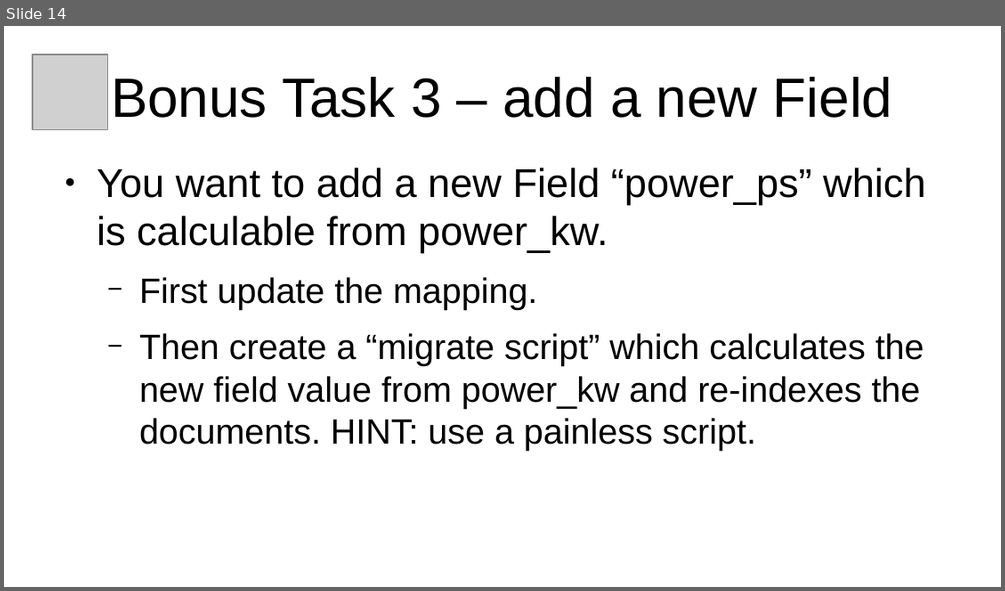
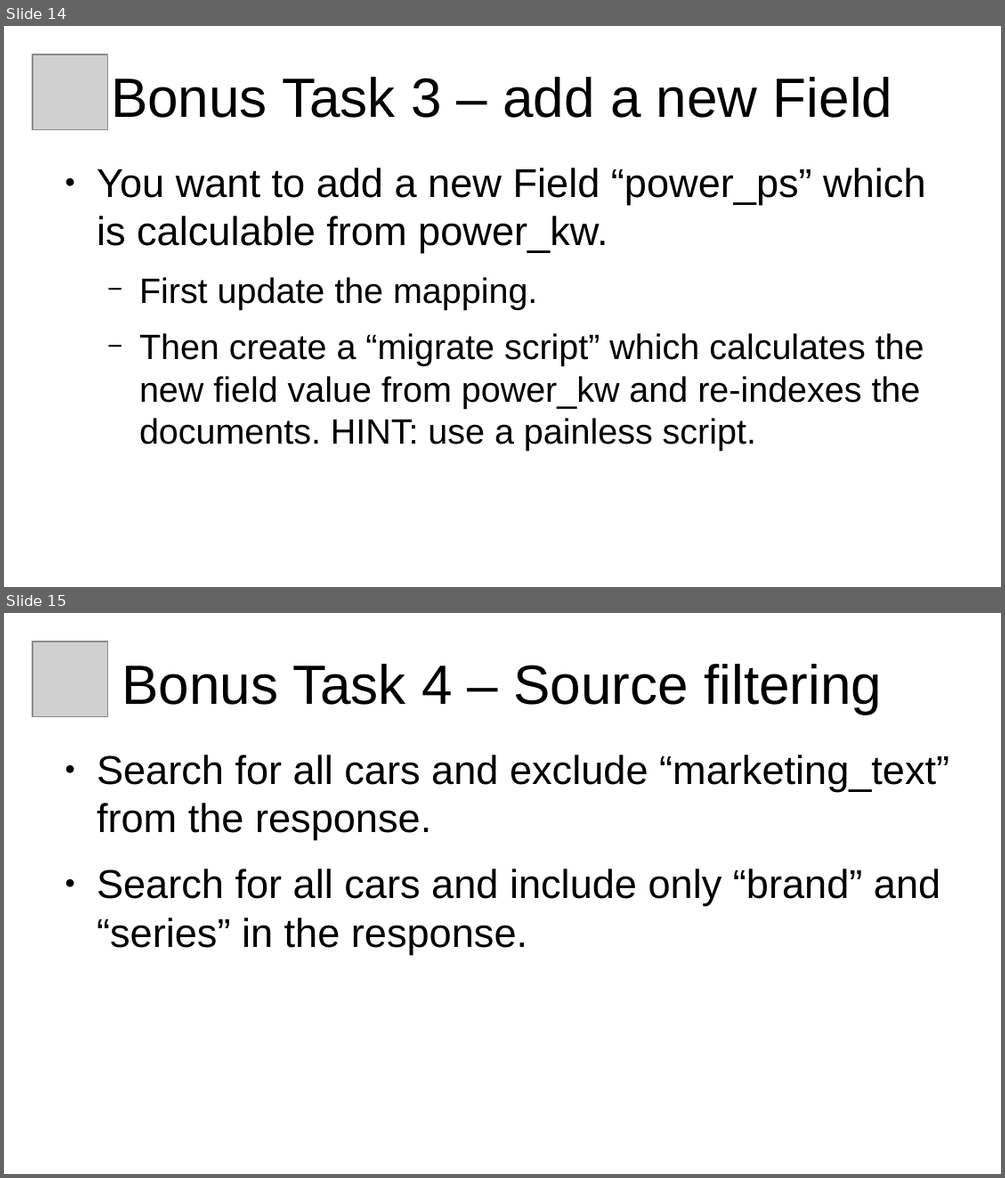
Before and after one commit to xtermi2/elasticsearch_training, a slide deck: elasticsearch_101_v2.odp. Shown one above the other, each under a label of ours: slide 14 before the commit, slides 14 and 15 after it. The pictures are 1005x591 and 1005x1178 pixels, drawn with LibreOffice and Linux fonts; fonts in the diff are those of the drawing; grey boxes stand for pictures. Boxes give left, top, right and bottom in pixels: in the first picture for what was removed or moved away, otherwise in the second. Text is boxed around its words. In the diff, an @@ line names an element or a change of style, - is before the commit and + after.

Commit message:
bonus task 4: source filtering added sorting to task 2

```diff
--- a/elasticsearch_101_v2.odp
+++ b/elasticsearch_101_v2.odp
@@ slide 15 added at (4, 613, 1001, 1174), background #FFFFFF @@
@@ picture added at (32, 641, 107, 716) @@
@@ title added at (121, 664, 882, 714), 44 pt, text #000000 @@
+Bonus Task 4 – Source filtering
@@ text added at (97, 755, 949, 954), 32 pt, text #000000 @@
+● Search for all cars and exclude “marketing_text” from the response.
+● Search for all cars and include only “brand” and “series” in the response.
```
Also in this commit, not shown: 1 slide changed, 3 other files.
